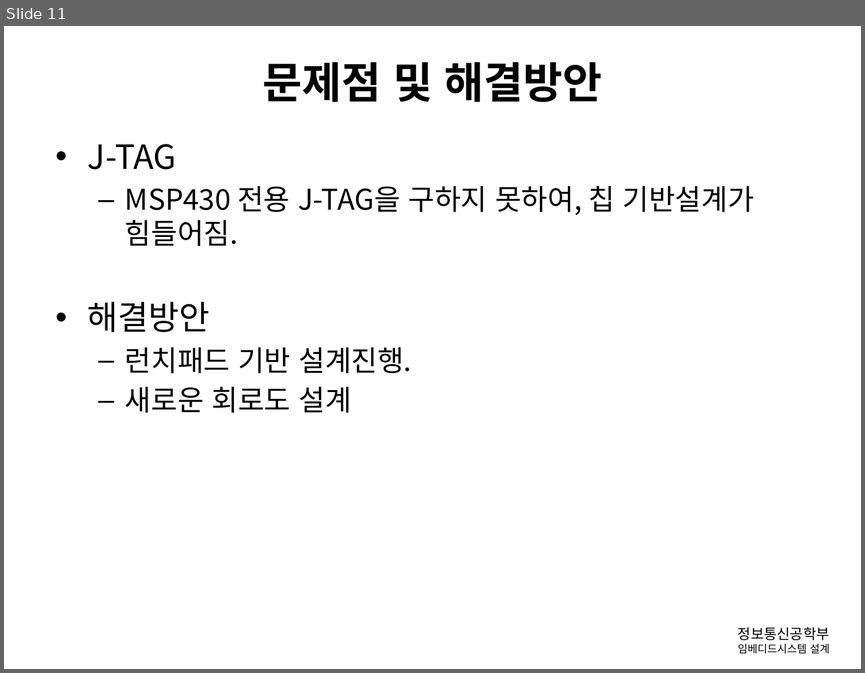
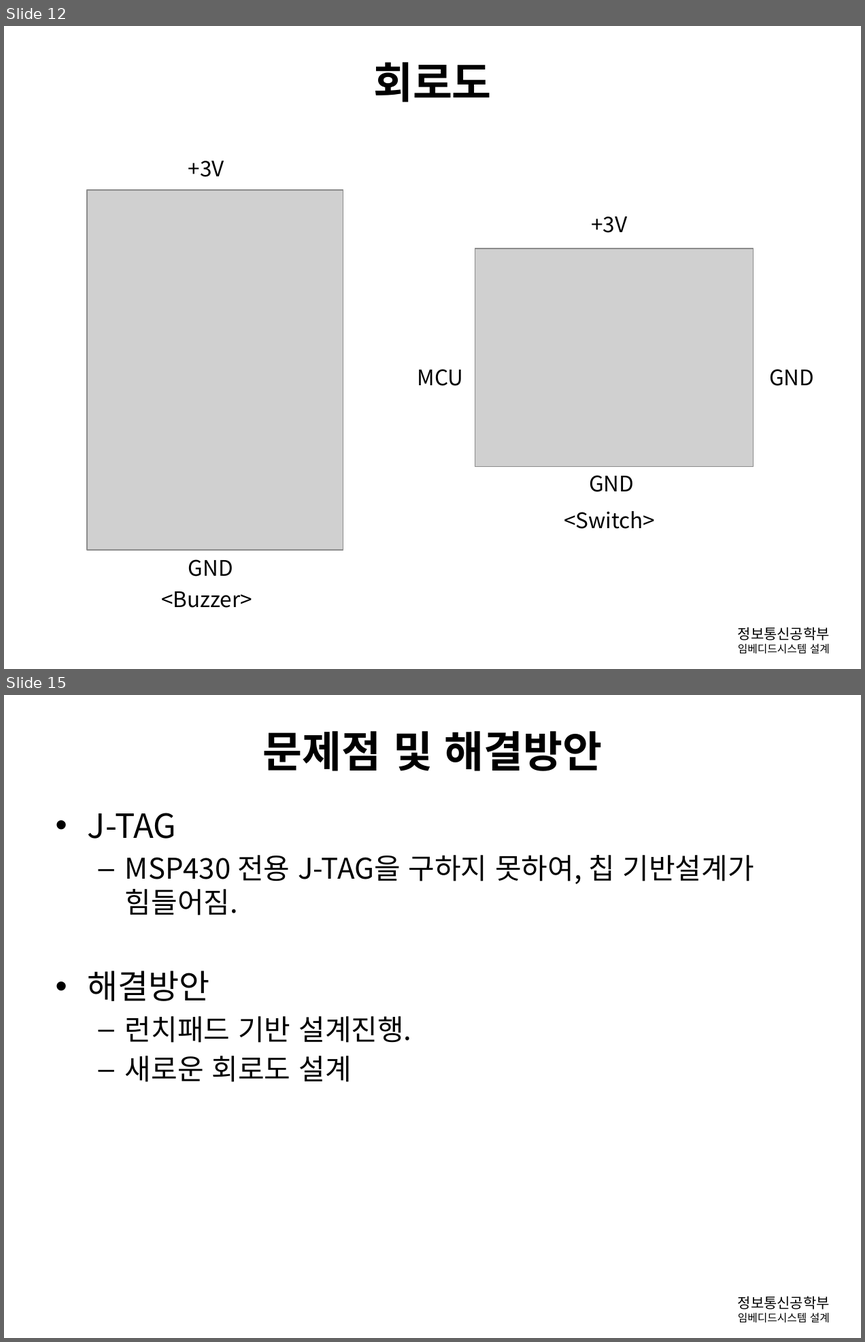
Before and after one commit to gusghrlrl101/Diving-Computer, a slide deck: 발표관련/임베디드_중간보고.pptx. Shown one above the other, each under a label of ours: slide 11 before the commit, slides 12 and 15 after it; the slides between them are not shown. The pictures are 865x673 and 865x1342 pixels, drawn with LibreOffice and Linux fonts; fonts in the diff are those of the drawing; grey boxes stand for pictures; background and template pictures are left out. Boxes give left, top, right and bottom in pixels: in the first picture for what was removed or moved away, otherwise in the second. Text is boxed around its words. In the diff, an @@ line names an element or a change of style, - is before the commit and + after.

```diff
--- a/발표관련/임베디드_중간보고.pptx
+++ b/발표관련/임베디드_중간보고.pptx
@@ slide 12 added at bbox=[4, 26, 861, 669], background #000000; not listed: 1 template element that a slide beside it also shows @@
@@ title added at bbox=[373, 62, 492, 102], 36 pt, text #BFFFB4, bold @@
+회로도
@@ text added at bbox=[188, 161, 224, 177], 18 pt, text #BFFFB4 @@
++3V
@@ picture added at bbox=[87, 190, 343, 550] @@
@@ text added at bbox=[592, 216, 628, 233], 18 pt, text #BFFFB4 @@
++3V
@@ picture added at bbox=[475, 249, 753, 467] @@
@@ text added at bbox=[417, 369, 464, 386], 18 pt, text #BFFFB4 @@
+MCU
@@ text added at bbox=[769, 369, 814, 386], 18 pt, text #BFFFB4 @@
+GND
@@ text added at bbox=[589, 475, 634, 492], 18 pt, text #BFFFB4 @@
+GND
@@ text added at bbox=[564, 511, 655, 529], 18 pt, text #BFFFB4 @@
+<Switch>
@@ text added at bbox=[188, 559, 233, 576], 18 pt, text #BFFFB4 @@
+GND
@@ text added at bbox=[161, 591, 252, 607], 18 pt, text #BFFFB4 @@
+<Buzzer>
@@ what was slide 11 is now slide 15 @@
```
Also in this commit, not shown: 11 slides changed, 3 other slides added.
